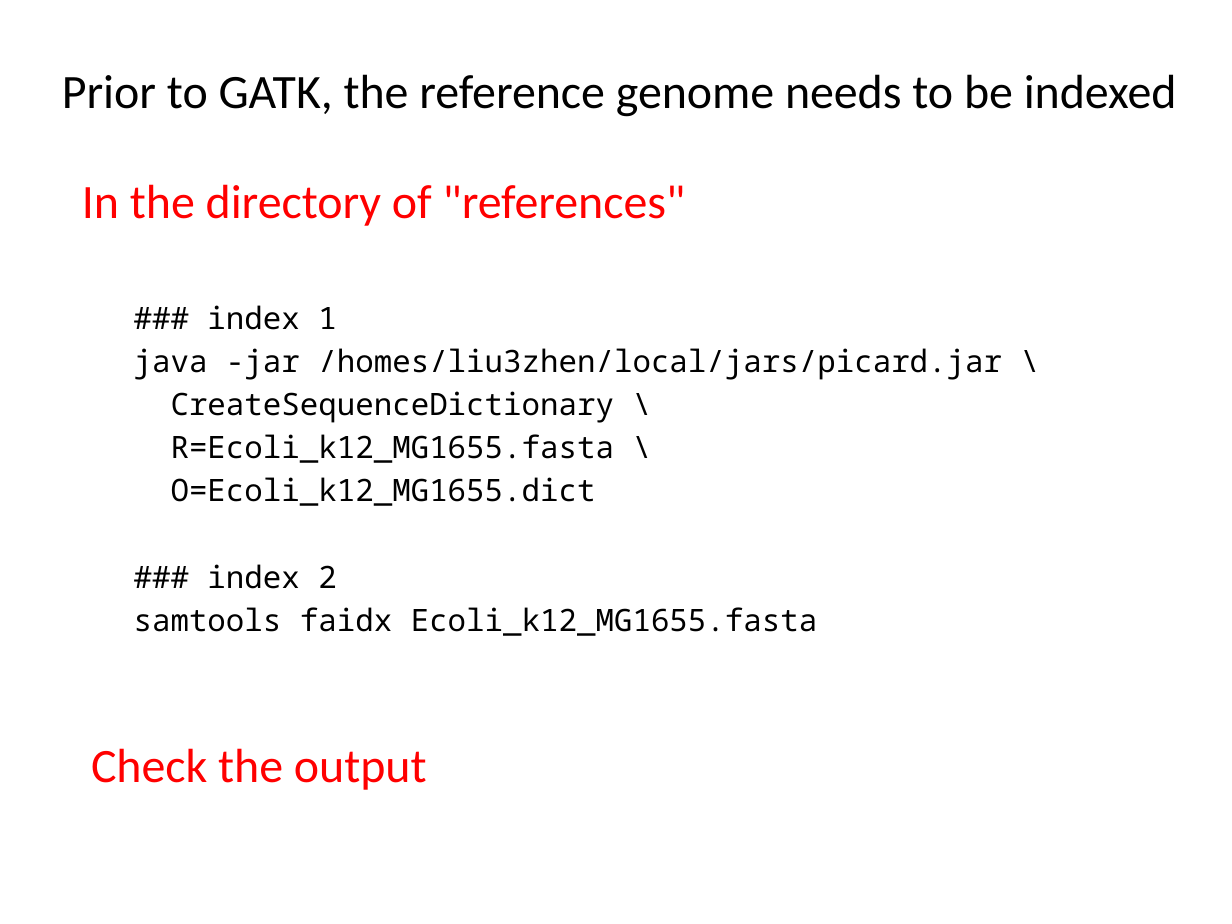
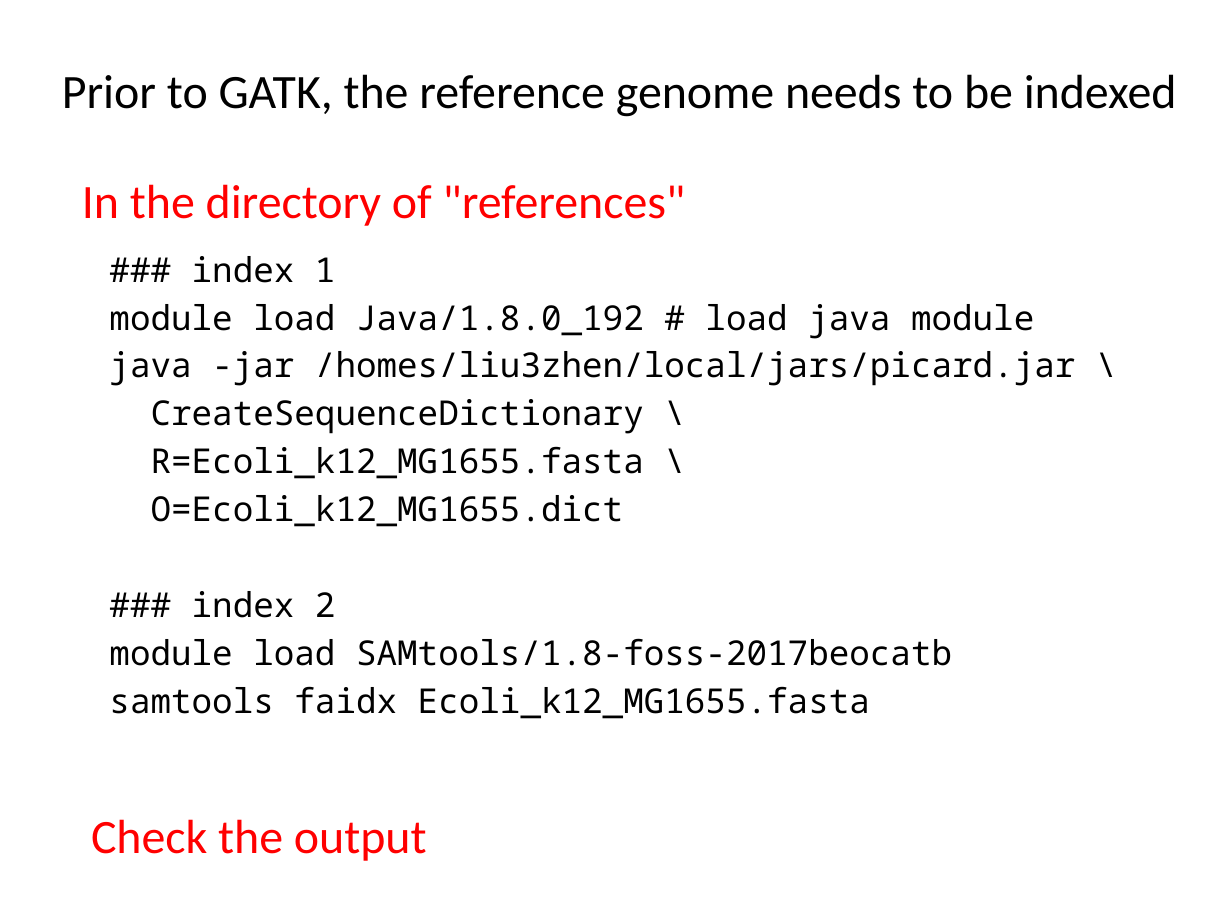
Before and after one commit to liu3zhenlab/teaching, a slide deck: slide 8 of PLPTH813Bioinformatis/2019/labs/lab07_variants.pptx. Drawn at 1232x924 pixels with LibreOffice and Linux fonts; fonts in the diff are those of the drawing. Boxes give left, top, right and bottom in pixels: in the first picture for what was removed or moved away, otherwise in the second. Text is boxed around its words. In the diff, an @@ line names an element or a change of style, - is before the commit and + after.

```diff
--- a/PLPTH813Bioinformatis/2019/labs/lab07_variants.pptx
+++ b/PLPTH813Bioinformatis/2019/labs/lab07_variants.pptx
@@ text "### index 1": place and size @@
-text "### index 1" at [134,305,1002,636]
+text "### index 1" at [109,256,1075,719]
@@ text at [109,256,1075,719]: size 18 to 20 pt in "### index 1", "java -jar /homes/liu3zhen/local/jars/picard.jar \", "CreateSequenceDictionary \", "R=Ecoli_k12_MG1655.fasta \" and 3 more places @@
@@ text at [109,304,1034,339]: paragraph added @@
+module load Java/1.8.0_192 # load java module
@@ text at [109,638,952,666]: paragraph added @@
+module load SAMtools/1.8-foss-2017beocatb
@@ text "Check the output": place and size @@
-text "Check the output" at [91,748,427,790]
+text "Check the output" at [91,819,427,861]
```
Also in this commit, not shown: 2 other slides changed.
